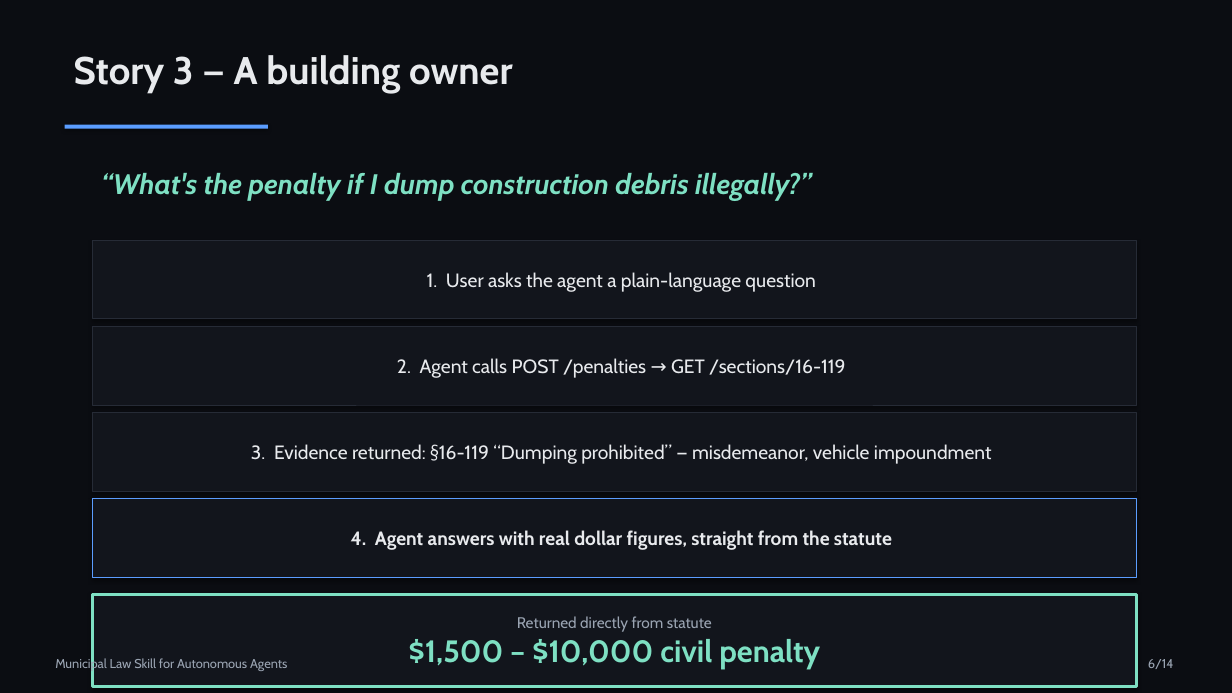
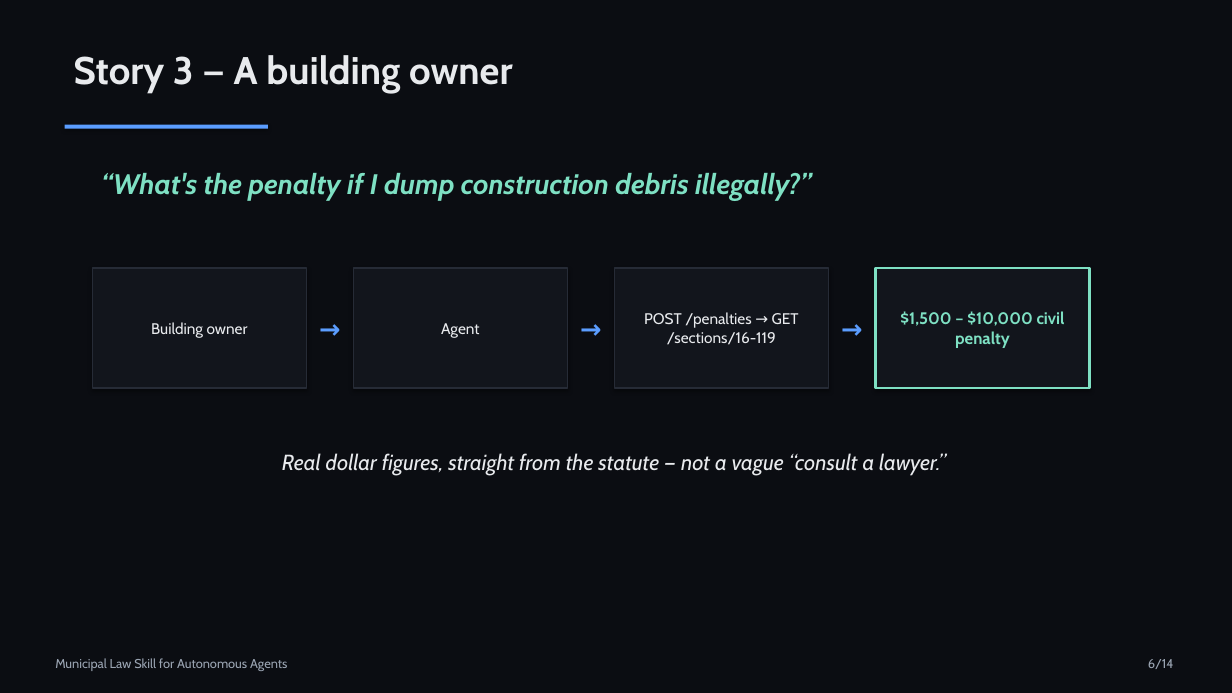
Before and after one commit to swamx/nanda-municipal-laws, a slide deck: slide 6 of docs/presentation/Municipal-Law-Skill.pptx. Drawn at 1232x693 pixels with LibreOffice and Linux fonts; fonts in the diff are those of the drawing. Boxes give left, top, right and bottom in pixels: in the first picture for what was removed or moved away, otherwise in the second. Text is boxed around its words. In the diff, an @@ line names an element or a change of style, - is before the commit and + after.

```diff
--- a/docs/presentation/Municipal-Law-Skill.pptx
+++ b/docs/presentation/Municipal-Law-Skill.pptx
@@ rectangle removed at bbox=[92, 240, 1137, 319] @@
-1. User asks the agent a plain-language question
@@ rectangle added at bbox=[92, 268, 307, 388], fill #12151C, outline #262B36 1.25 pt, 12 pt, text #E8EAED @@
+Building owner
@@ text added at bbox=[307, 268, 354, 388], 20 pt, text #5B9DFF, bold @@
+→
@@ rectangle added at bbox=[353, 268, 567, 388], fill #12151C, outline #262B36 1.25 pt, 12 pt, text #E8EAED @@
+Agent
@@ text added at bbox=[567, 268, 615, 388], 20 pt, text #5B9DFF, bold @@
+→
@@ rectangle "POST /penalties → GET /sections/16-119": place and size @@
-rectangle "POST /penalties → GET /sections/16-119" at bbox=[92, 326, 1137, 405]
+rectangle "POST /penalties → GET /sections/16-119" at bbox=[615, 268, 829, 388]
@@ rectangle "POST /penalties → GET /sections/16-119" at bbox=[615, 268, 829, 388]: outline #262B36 0.75 pt to #262B36 1.25 pt @@
@@ text added at bbox=[829, 268, 876, 388], 20 pt, text #5B9DFF, bold @@
+→
@@ rectangle "$1,500 – $10,000 civil penalty": place and size @@
-rectangle "$1,500 – $10,000 civil penalty" at bbox=[92, 594, 1137, 687]
+rectangle "$1,500 – $10,000 civil penalty" at bbox=[875, 268, 1090, 388]
@@ rectangle "$1,500 – $10,000 civil penalty" at bbox=[875, 268, 1090, 388]: size 24 to 13 pt @@
@@ text in rectangle at bbox=[644, 312, 799, 345]: text changed; size 15 to 12 pt @@
-2. Agent calls POST /penalties → GET /sections/16-119
+POST /penalties → GET /sections/16-119
@@ rectangle removed at bbox=[92, 413, 1137, 492] @@
-3. Evidence returned: §16-119 “Dumping prohibited” — misdemeanor, vehicle impoundment
@@ text added at bbox=[282, 453, 946, 476], 17 pt, text #E8EAED, italic @@
+Real dollar figures, straight from the statute — not a vague “consult a lawyer.”
@@ rectangle removed at bbox=[92, 499, 1137, 578] @@
-4. Agent answers with real dollar figures, straight from the statute
@@ text in rectangle at bbox=[517, 616, 712, 632]: paragraph removed @@
-Returned directly from statute
```
Also in this commit, not shown: 10 other slides changed, 9 other files.
